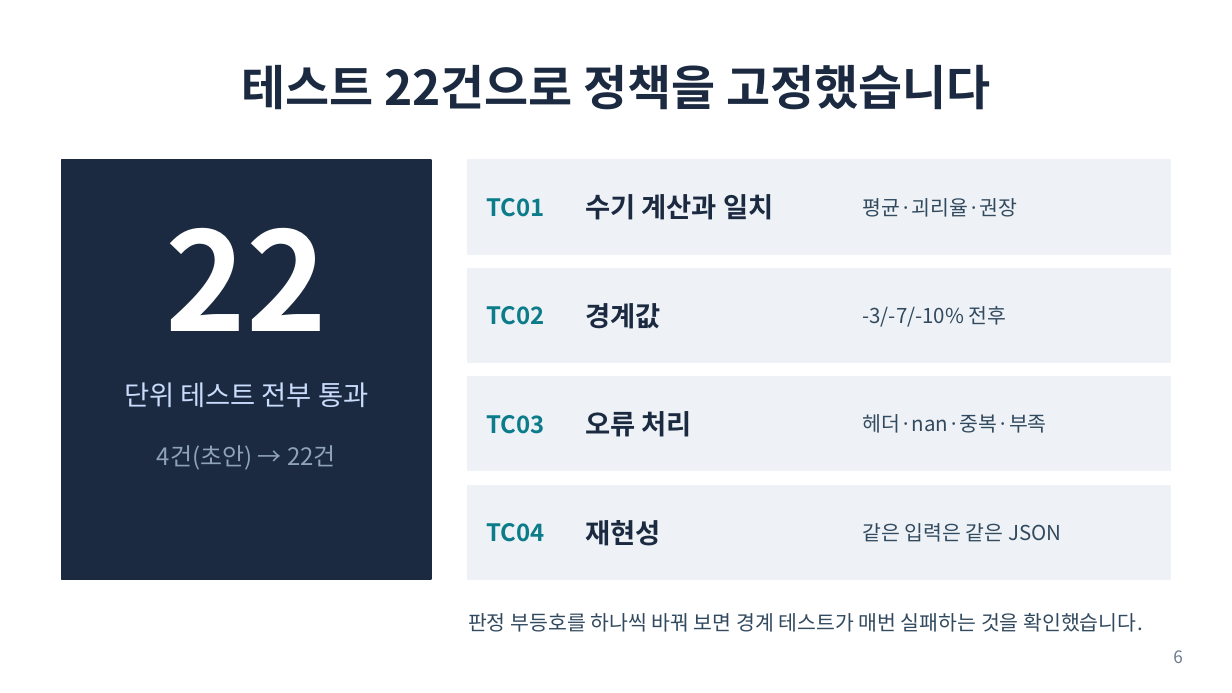
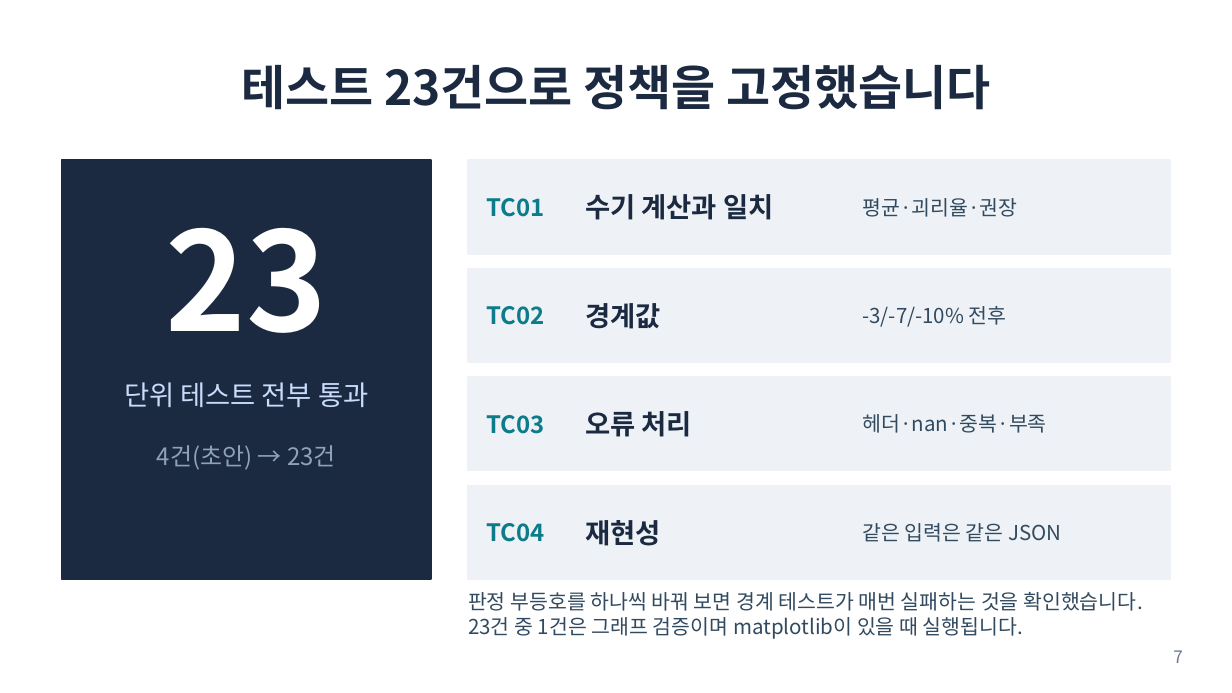
Before and after one commit to K-BluePort/KExRate_Risk, a slide deck: slide 7 of docs/presentation.pptx (slide 6 before the commit). Drawn at 1232x693 pixels with LibreOffice and Linux fonts; fonts in the diff are those of the drawing. Boxes give left, top, right and bottom in pixels: in the first picture for what was removed or moved away, otherwise in the second. Text is boxed around its words. In the diff, an @@ line names an element or a change of style, - is before the commit and + after.

```diff
--- a/docs/presentation.pptx
+++ b/docs/presentation.pptx
@@ title at <box>241,64,991,110</box>: text changed @@
-테스트 22건으로 정책을 고정했습니다
+테스트 23건으로 정책을 고정했습니다
@@ text at <box>166,227,328,333</box>: text changed @@
-22
+23
@@ text at <box>157,445,336,470</box>: text changed @@
-4건(초안) → 22건
+4건(초안) → 23건
@@ text at <box>468,592,1143,639</box>: text changed @@
-판정 부등호를 하나씩 바꿔 보면 경계 테스트가 매번 실패하는 것을 확인했습니다.
+판정 부등호를 하나씩 바꿔 보면 경계 테스트가 매번 실패하는 것을 확인했습니다. 23건 중 1건은 그래프 검증이며 matplotlib이 있을 때 실행됩니다.
@@ text "판정 부등호를 하나씩 바꿔 보면 ..." at <box>468,592,1143,639</box>: vertical alignment middle to top @@
@@ page number at <box>1173,650,1183,663</box>: text changed @@
-6
+7
```
Also in this commit, not shown: 1 other slide changed, 1 slide added, 3 other files.
